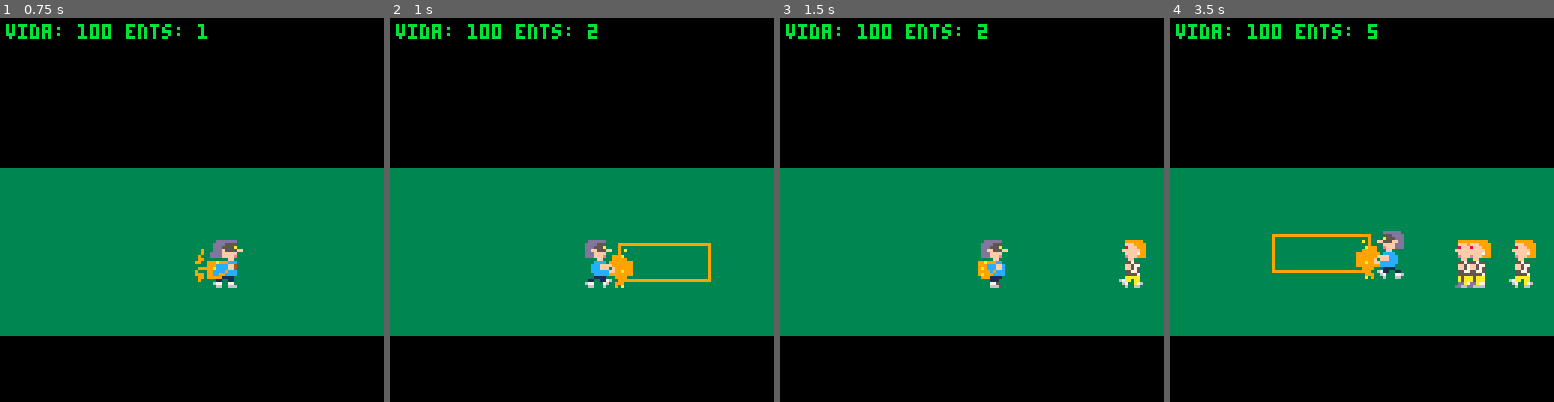
Above: before the commit, frames 1-4 (left to right).
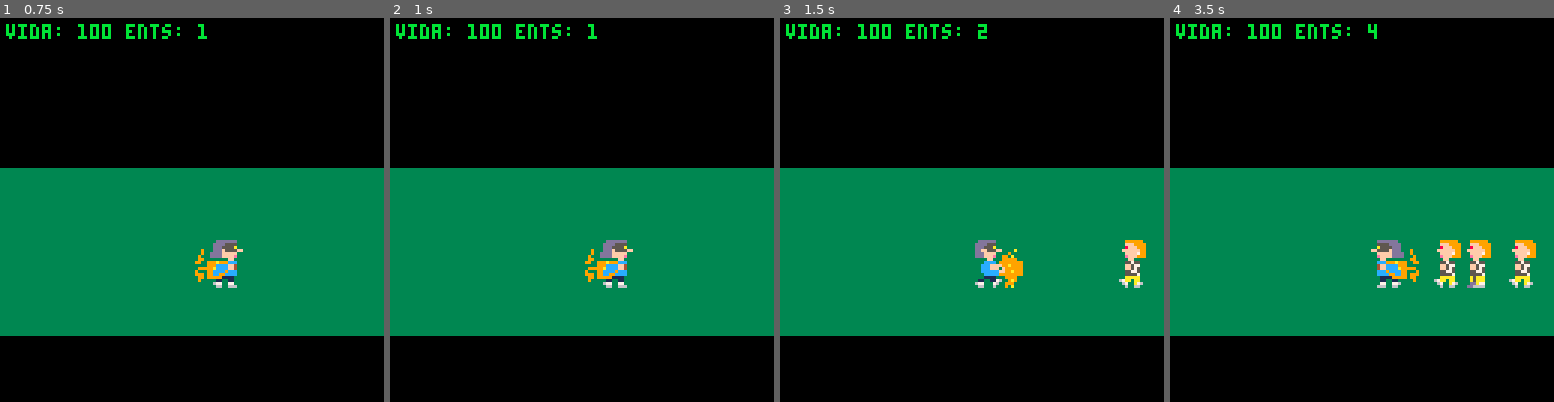
Above: after the commit, the same moments.

Repository: pablonauta/laboratorio2
Game: PICO-8 cartridge test.p8
Same seed, same stepped clock (60 frames per second), same inputs: the game is played once before the commit and once after it.
Inputs:
- Up to frame 1 (0.75 s): tap X (X key) at 0.33 s; tap O (Z key) at 0.7 s
- Up to frame 2 (1 s): no input
- Up to frame 3 (1.5 s): tap X (X key) at 1.07 s
- Up to frame 4 (3.5 s): hold Right 1.6-2.1 s; tap O (Z key) every 0.4 s from 1.7 to 3.3 s; tap X (X key) at 1.85, 2.97 s; hold Up 2.15-2.42 s; hold Right 2.47-3.03 s; hold Left from 3.08 s (still down)

Frame 1 is identical in both runs. In frame 2, 1.7% of the frame differs, in the area x 50-84%, y 1-71%; in frame 3, 0.9%; in frame 4, 2.7%, in the area x 26-79%, y 1-71%.

Commit message:
mochilazo funciona para muchos malandros

Diff:
--- a/test.p8
+++ b/test.p8
@@ -40,7 +40,6 @@
 
 end
 
-t_spawn=30
 
 function update_juego()
 
@@ -50,8 +49,9 @@
 
  t_spawn-=1
 
- if t_spawn<=0 then
+ if t_spawn<=0 and malandros_creados<10 then
   make_malandro()
+  malandros_creados+=1
   t_spawn=30
  end
 
@@ -104,6 +104,9 @@
  mundo=crear_mundo_1()
 
  jug=make_jugador()
+ t_spawn=30
+ malandros_creados=0
+
 
 end
 
@@ -351,7 +354,7 @@
 
  if btnp(4) then
   j.mochilazo=true
-  j.t_mochila=18
+  j.t_mochila=24
   j.golpe_mochila=false
  end
 
@@ -715,14 +718,20 @@
  -- detectar golpes
  if m.estado!="caido" then
  for e in all(ents) do
-  if e.hb and e.duenio==jug and colision_hb_bb(e,m) then
-
-   del(ents,e)
+
+   if e.hb and e.duenio==jug
+   and not e.golpeados[m]
+   and colision_hb_bb(e,m) then
+
+   e.golpeados[m]=true
 
    if e.tipo=="jugador" then
+    del(ents,e)
     m.vida-=1
+
    elseif e.tipo=="mochila" then
     m.vida-=2
+
    end
 
    if m.vida<=0 then
@@ -856,6 +865,7 @@
  g.z=duenio.z or 0
 
  g.t=6
+ g.golpeados={}
 
  if tipo=="jugador" then
 
@@ -888,14 +898,14 @@
 elseif tipo=="mochila" then
 
  if duenio.flip then
-  g.hb={x1=-28,
+  g.hb={x1=-20,
         y1=-15,
         x2=4,
         y2=-3}
  else
   g.hb={x1=12,
         y1=-15,
-        x2=42,
+        x2=28,
         y2=-3}
  end
 
